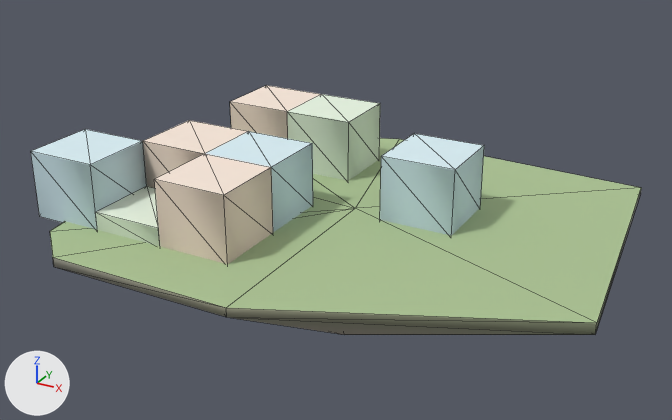
The glTF model godot_project/remake/sky/islands/SKY-047.lod2.glb as it was, and as the next commit left it.
Camera for both pictures: a 50 mm camera at (78.3, -152.2, 74.6) aimed at (-3.9, -2.6, -0.2). Lighting does not change. The marker at lower left points along +X, +Y and +Z. The older version comes first. Mesh edges are drawn as thin lines. Vertices at exactly the same position are counted once.

Before the edit, the objects in view are built like this:
```python
me_deck = bpy.data.meshes.new('deck')
me_deck.from_pydata(...)  # 9 vertices, 8 faces; spans x -53.6..53.1, y -45.8..41.8, z 0.0
me_deck.materials.append(mat_sky_deck)
me_rock = bpy.data.meshes.new('rock')
me_rock.from_pydata(...)  # 21 vertices, 32 faces; spans x -53.6..53.1, y -45.8..41.8, z -18.8..0.0
me_rock.materials.append(mat_sky_rock)
me_warren_hull = bpy.data.meshes.new('warren_hull')
me_warren_hull.from_pydata(...)  # 46 vertices, 80 faces; spans x -54.0..21.0, y -33.0..27.0, z -0.5..13.2
me_warren_hull.materials.append(mat_sky_lod_bldg)
ob_deck = bpy.data.objects.new('deck', me_deck)
ob_deck.location = (0.0, 0.0, 0.0)
ob_rock = bpy.data.objects.new('rock', me_rock)
ob_rock.location = (0.0, 0.0, 0.0)
ob_warren_hull = bpy.data.objects.new('warren_hull', me_warren_hull)
ob_warren_hull.location = (0.0, 0.0, 0.0)
```
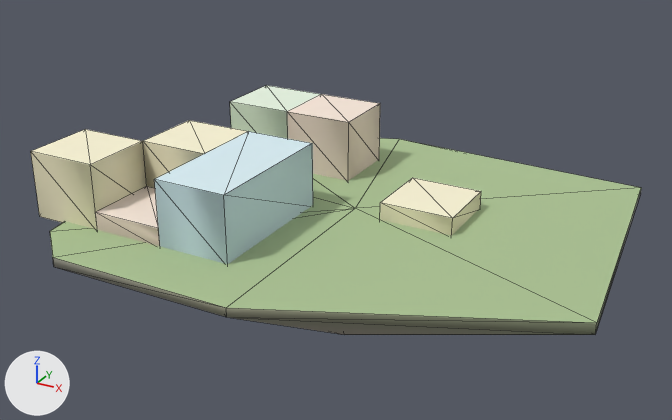
Location of each change, (x1, y1, x2, y2) in pixels of the pictures (672 x 420 px; the box of a moved part takes in the faces that stretch with it):
'warren_hull', reshaped
    before: (31, 85, 484, 264)
    after: (31, 85, 481, 264)
part 1 of me_warren_hull, moved or reshaped
    before: (155, 131, 484, 264)
    after: (155, 131, 481, 264)
part 2 of me_warren_hull, recoloured
    both: (31, 85, 481, 264)

Diff of the bpy script that builds the scene:
```diff
--- a/godot_project/remake/sky/islands/SKY-047.lod2.glb.py
+++ b/godot_project/remake/sky/islands/SKY-047.lod2.glb.py
@@ me_warren_hull @@
 # used by ob_warren_hull; location = (0.0, 0.0, 0.0)
-me_warren_hull.from_pydata(...)  # 46 vertices, 80 faces; spans x -54.0..21.0, y -33.0..27.0, z -0.5..13.2
+me_warren_hull.from_pydata(...)  # 44 vertices, 70 faces; spans x -54.0..21.0, y -33.0..27.0, z -0.5..13.2
+# me_warren_hull part 1
+# 2 vertices are removed from x -9.0, y -18.0, z -0.5..13.2
+# 16 faces are deleted
+# 4 vertices in x 6.0..21.0, y -3.0..12.0, z 13.2 move by (0.0, 0.0, -9.6)
+# 6 new faces join them
+# me_warren_hull part 2: 62 kept faces spanning x -54.0..21.0, y -33.0..27.0, z -0.5..13.2 get new vertex colours
 me_warren_hull.materials.append(mat_sky_lod_bldg)
```
